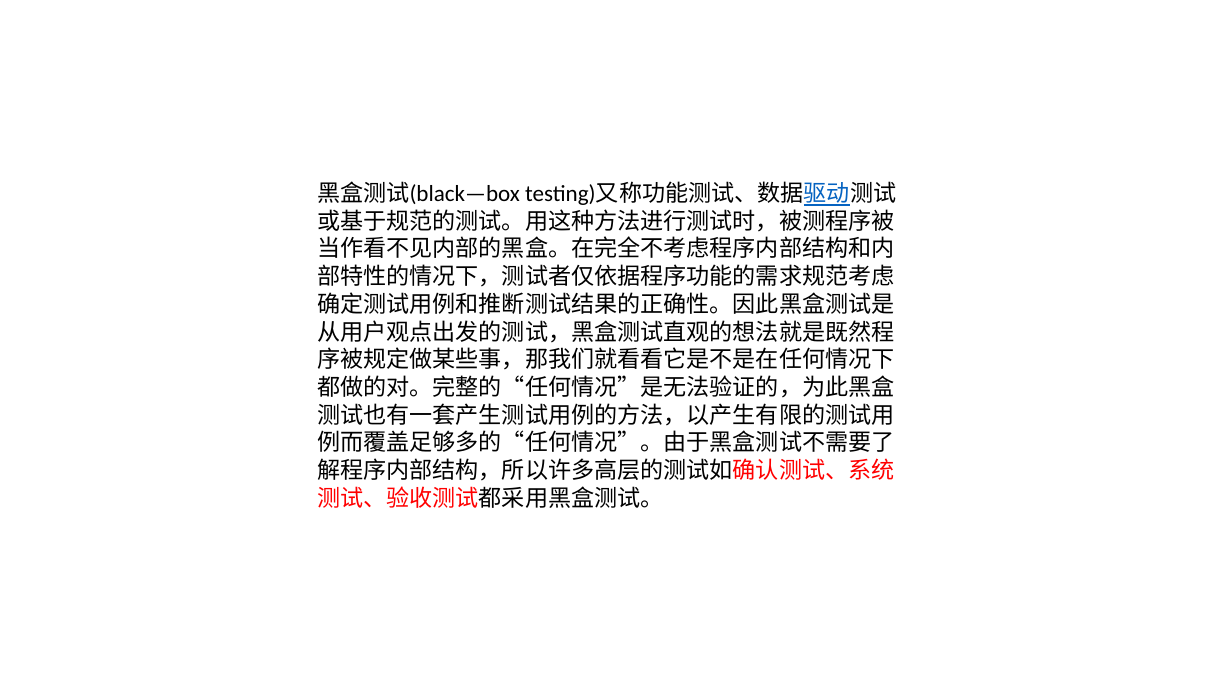
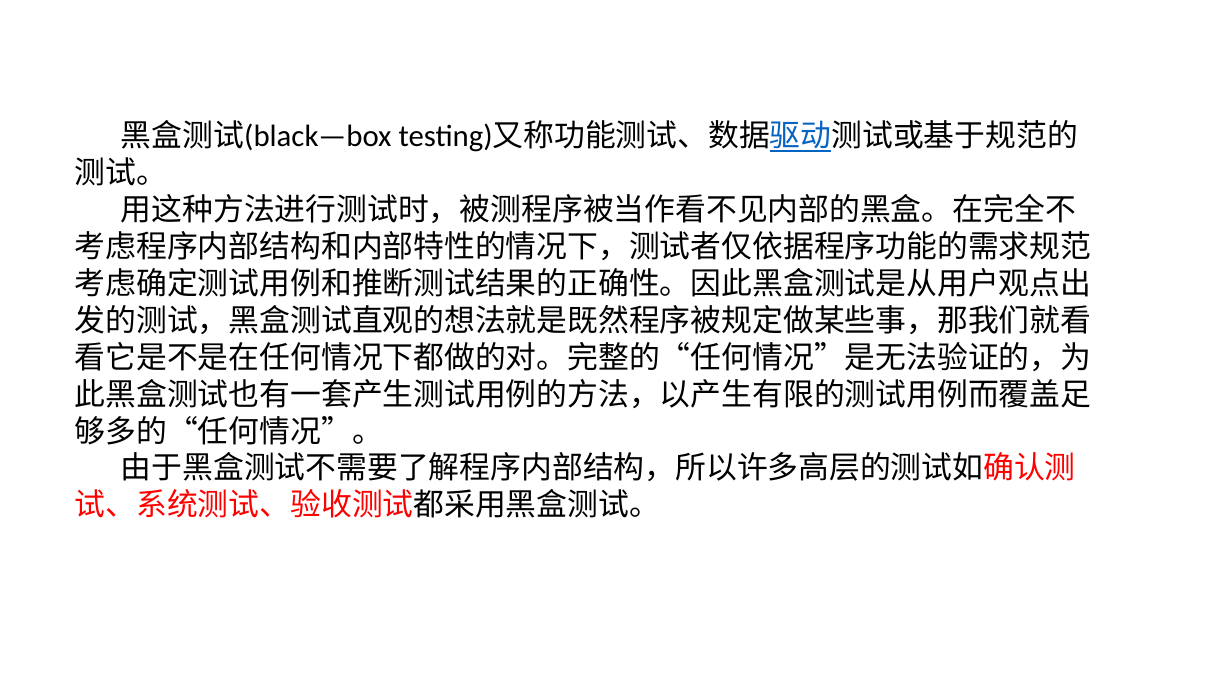
Before and after one commit to 1-518/Three-Kindoms, a slide deck: slide 1 of 白盒黑盒/黑盒测试技术/黑盒.pptx. Drawn at 1232x693 pixels with LibreOffice and Linux fonts; fonts in the diff are those of the drawing. Boxes give left, top, right and bottom in pixels: in the first picture for what was removed or moved away, otherwise in the second. Text is boxed around its words. In the diff, an @@ line names an element or a change of style, - is before the commit and + after.

Commit message:
black box

```diff
--- a/白盒黑盒/黑盒测试技术/黑盒.pptx
+++ b/白盒黑盒/黑盒测试技术/黑盒.pptx
@@ text at [75, 120, 1091, 518]: text changed; size 18 to 24 pt @@
-黑盒测试(black—box testing)又称功能测试、数据驱动测试或基于规范的测试。用这种方法进行测试时，被测程序被当作看不见内部的黑盒。在完全不考虑程序内部结构和内部特性的情况下，测试者仅依据程序功能的需求规范考虑确定测试用例和推断测试结果的正确性。因此黑盒测试是从用户观点出发的测试，黑盒测试直观的想法就是既然程序被规定做某些事，那我们就看看它是不是在任何情况下都做的对。完整的“任何情况”是无法验证的，为此黑盒测试也有一套产生测试用例的方法，以产生有限的测试用例而覆盖足够多的“任何情况”。由于黑盒测试不需要了解程序内部结构，所以许多高层的测试如确认测试、系统测试、验收测试都采用黑盒测试。
+黑盒测试(black—box testing)又称功能测试、数据驱动测试或基于规范的测试。
+用这种方法进行测试时，被测程序被当作看不见内部的黑盒。在完全不考虑程序内部结构和内部特性的情况下，测试者仅依据程序功能的需求规范考虑确定测试用例和推断测试结果的正确性。因此黑盒测试是从用户观点出发的测试，黑盒测试直观的想法就是既然程序被规定做某些事，那我们就看看它是不是在任何情况下都做的对。完整的“任何情况”是无法验证的，为此黑盒测试也有一套产生测试用例的方法，以产生有限的测试用例而覆盖足够多的“任何情况”。
+由于黑盒测试不需要了解程序内部结构，所以许多高层的测试如确认测试、系统测试、验收测试都采用黑盒测试。
```
Also in this commit, not shown: 3 other slides changed, 8 slides added, 1 other file.
